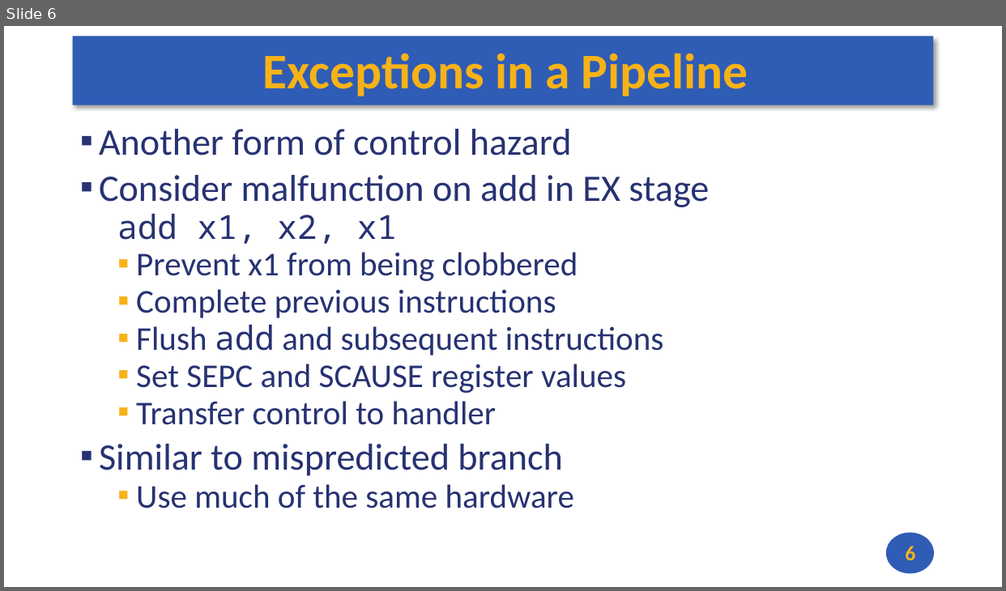
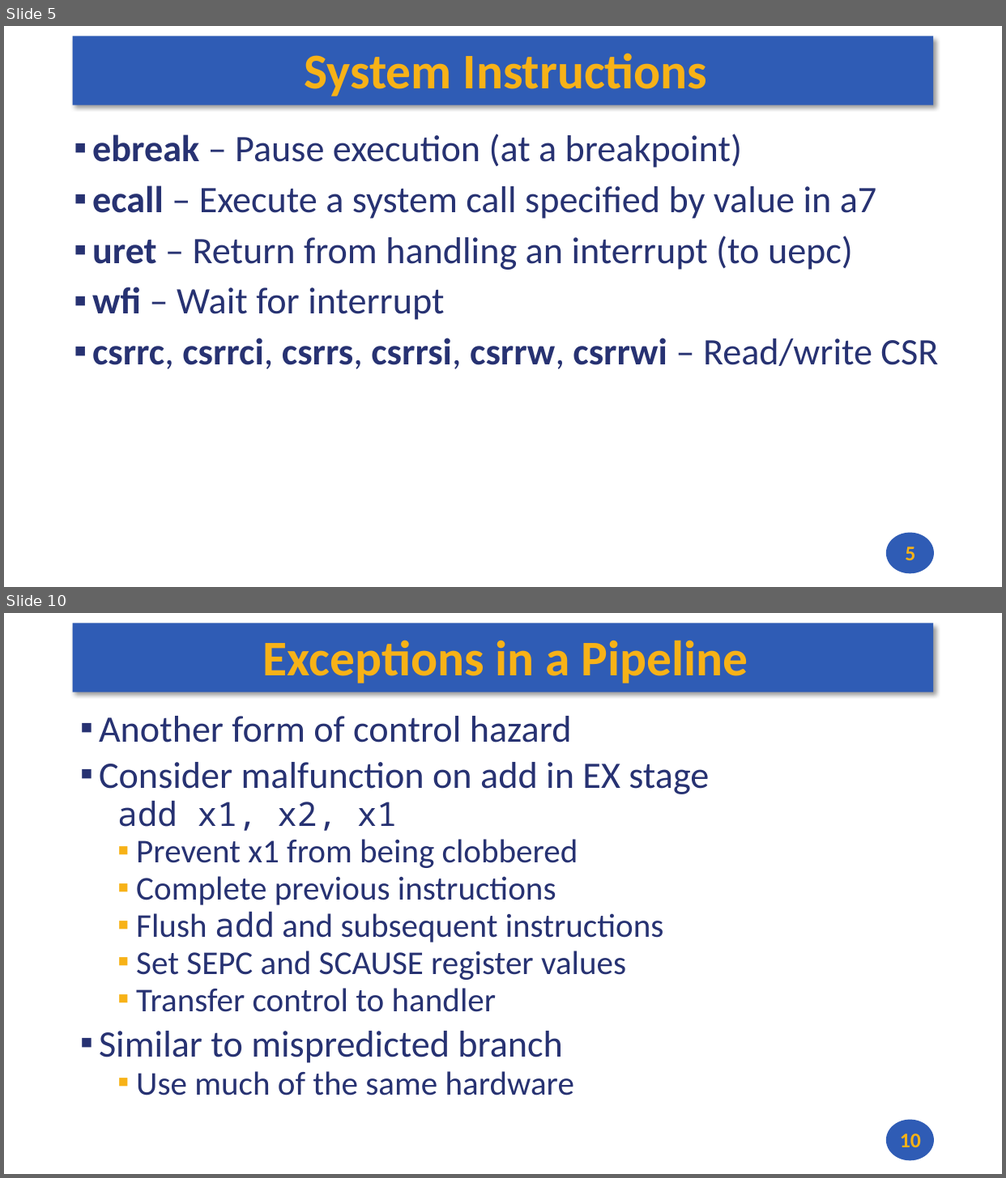
Before and after one commit to andrewt0301/hse-acos-course, a slide deck: docs/part1ca/10_Exceptions/CA_Lecture_10.pptx. Shown one above the other, each under a label of ours: slide 6 before the commit, slides 5 and 10 after it; the slides between them are not shown. The pictures are 1006x591 and 1006x1178 pixels, drawn with LibreOffice and Linux fonts; fonts in the diff are those of the drawing. Boxes give left, top, right and bottom in pixels: in the first picture for what was removed or moved away, otherwise in the second. Text is boxed around its words. In the diff, an @@ line names an element or a change of style, - is before the commit and + after.

```diff
--- a/docs/part1ca/10_Exceptions/CA_Lecture_10.pptx
+++ b/docs/part1ca/10_Exceptions/CA_Lecture_10.pptx
@@ slide 5 added at (4,26,1002,587), background #FFFFFF; not listed: 2 template elements that a slide beside it also shows @@
@@ title added at (304,53,708,96), 48 pt, text #F7B217, bold @@
+System Instructions
@@ text added at (92,134,938,369), 36 pt, text #273272 @@
+▪ ebreak – Pause execution (at a breakpoint)
+▪ ecall – Execute a system call specified by value in a7
+▪ uret – Return from handling an interrupt (to uepc)
+▪ wfi – Wait for interrupt
+▪ csrrc, csrrci, csrrs, csrrsi, csrrw, csrrwi – Read/write CSR
@@ page number added at (905,547,915,561), 20 pt, text #F7B217, bold @@
+5
@@ what was slide 6 is now slide 10 @@
@@ page number at (900,1134,921,1148): text changed @@
-6
+10
```
Also in this commit, not shown: 5 slides changed, 3 other slides added, 13 slides removed, 2 other files.
